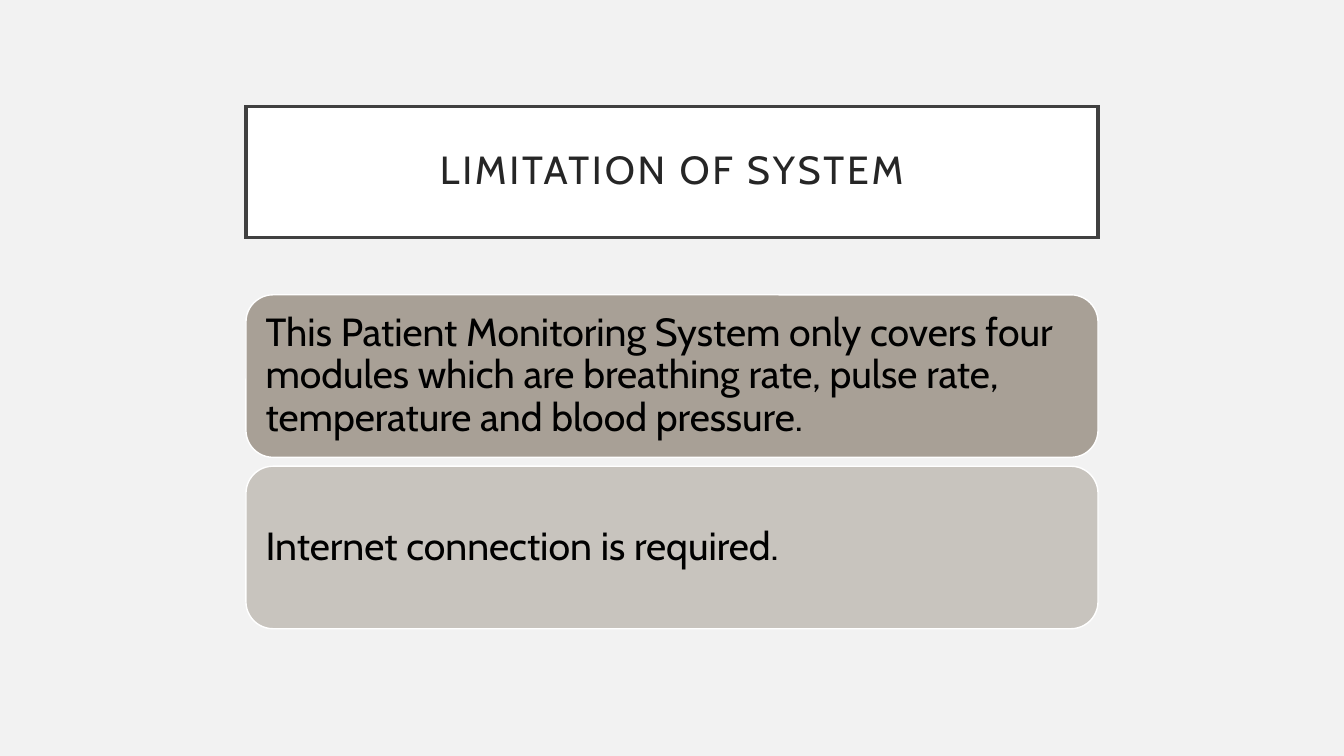
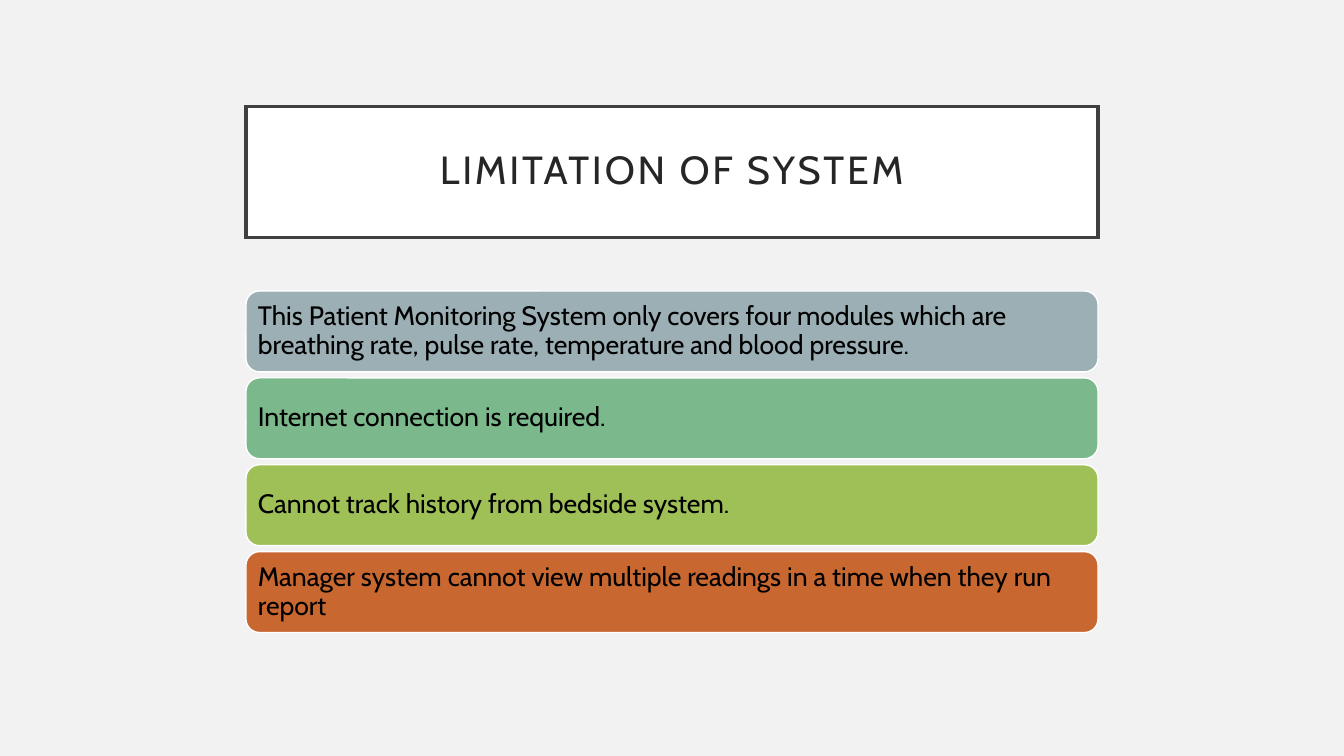
Before and after one commit to wcyap1027/Patient-Monitoring-System, a slide deck: slide 4 of SoftwareEngineering.pptx. Drawn at 1344x756 pixels with LibreOffice and Linux fonts; fonts in the diff are those of the drawing. Boxes give left, top, right and bottom in pixels: in the first picture for what was removed or moved away, otherwise in the second. Text is boxed around its words. In the diff, an @@ line names an element or a change of style, - is before the commit and + after.

```diff
--- a/SoftwareEngineering.pptx
+++ b/SoftwareEngineering.pptx
@@ text "This Patient Monitoring System only ...": place and size @@
-text "This Patient Monitoring System only ..." at bbox=[266, 316, 1052, 440]
+text "This Patient Monitoring System only ..." at bbox=[258, 305, 1007, 360]
@@ text "This Patient Monitoring System only ..." at bbox=[258, 305, 1007, 360]: size 28 to 19 pt; less space between paragraphs @@
@@ rounded rectangle: place and size @@
-rounded rectangle at bbox=[246, 294, 1098, 457]
+rounded rectangle at bbox=[246, 378, 1098, 459]
@@ rounded rectangle at bbox=[246, 378, 1098, 459]: fill #A0988C at 90% opacity to #7BB88C @@
@@ text "Internet connection is required." at bbox=[258, 406, 606, 432]: size 28 to 19 pt; less space between paragraphs @@
@@ text "Internet connection is required.": place and size @@
-text "Internet connection is required." at bbox=[266, 530, 779, 569]
+text "Internet connection is required." at bbox=[258, 406, 606, 432]
@@ rounded rectangle: place and size @@
-rounded rectangle at bbox=[246, 467, 1098, 629]
+rounded rectangle at bbox=[246, 465, 1098, 545]
@@ rounded rectangle at bbox=[246, 465, 1098, 545]: fill #A0988C at 50% opacity to #9FC057 @@
@@ group added at bbox=[246, 291, 1098, 632]: 2 rounded rectangles, 2 texts @@
+Cannot track history from bedside system.
+Manager system cannot view multiple readings in a time when they run report
```
Also in this commit, not shown: 3 other slides changed, 16 other files.
